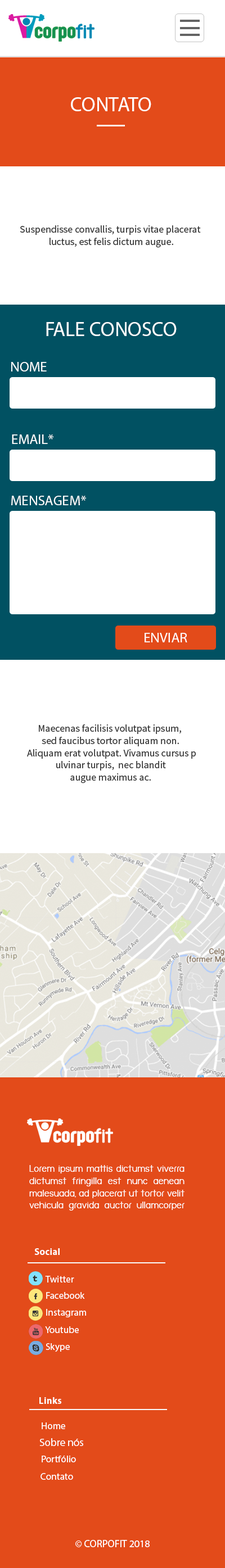
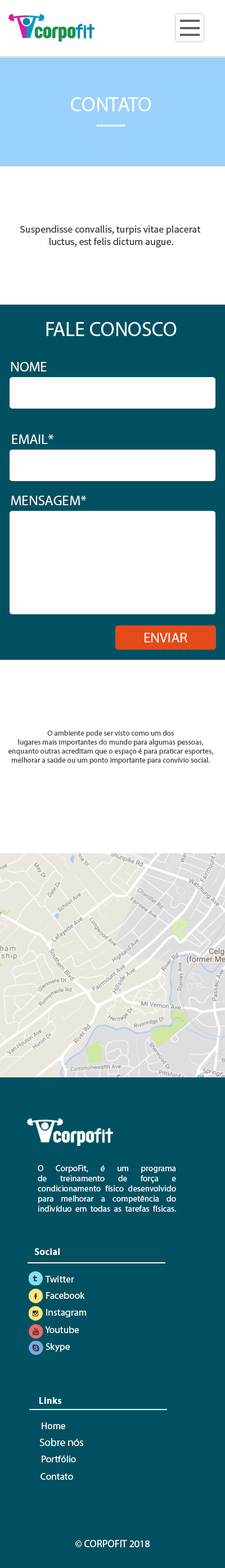
Revision of a layered 225 x 1568 image; what changed, layer by layer:
"Retângulo 1" (1st of 2, in "sobre nós"): opacity 100% → 41%, painted on it over bbox(0, 57, 225, 167)
renamed "Maecenas facilisis volutpat ipsum, sed faucibus tortor aliquam" to "O ambiente pode ser visto como um dos lugares mais importantes", painted on it over bbox(8, 724, 214, 784)
renamed "Lorem ipsum mattis dictumst viverra dictumst fringilla est nunc" to "O CorpoFit, é um programa de treinamento de força e condicionam", painted on it over bbox(29, 1165, 185, 1212)
painted on "Retângulo 1" (2nd of 2, in "footer") over bbox(0, 1077, 225, 1520)
painted on "Retângulo 2" (2nd of 2, in "footer" › "rodapé") over bbox(0, 1519, 225, 1568)
